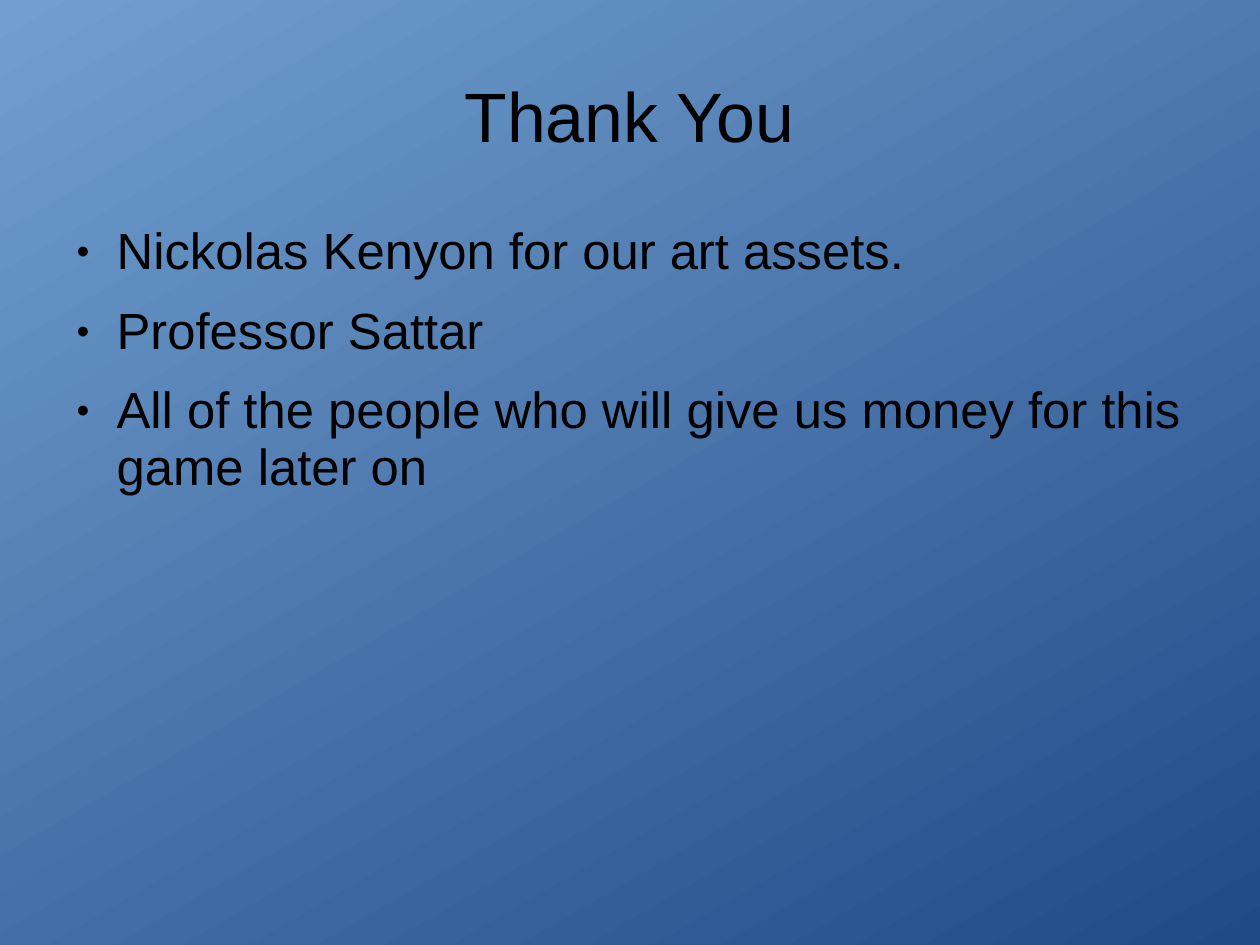
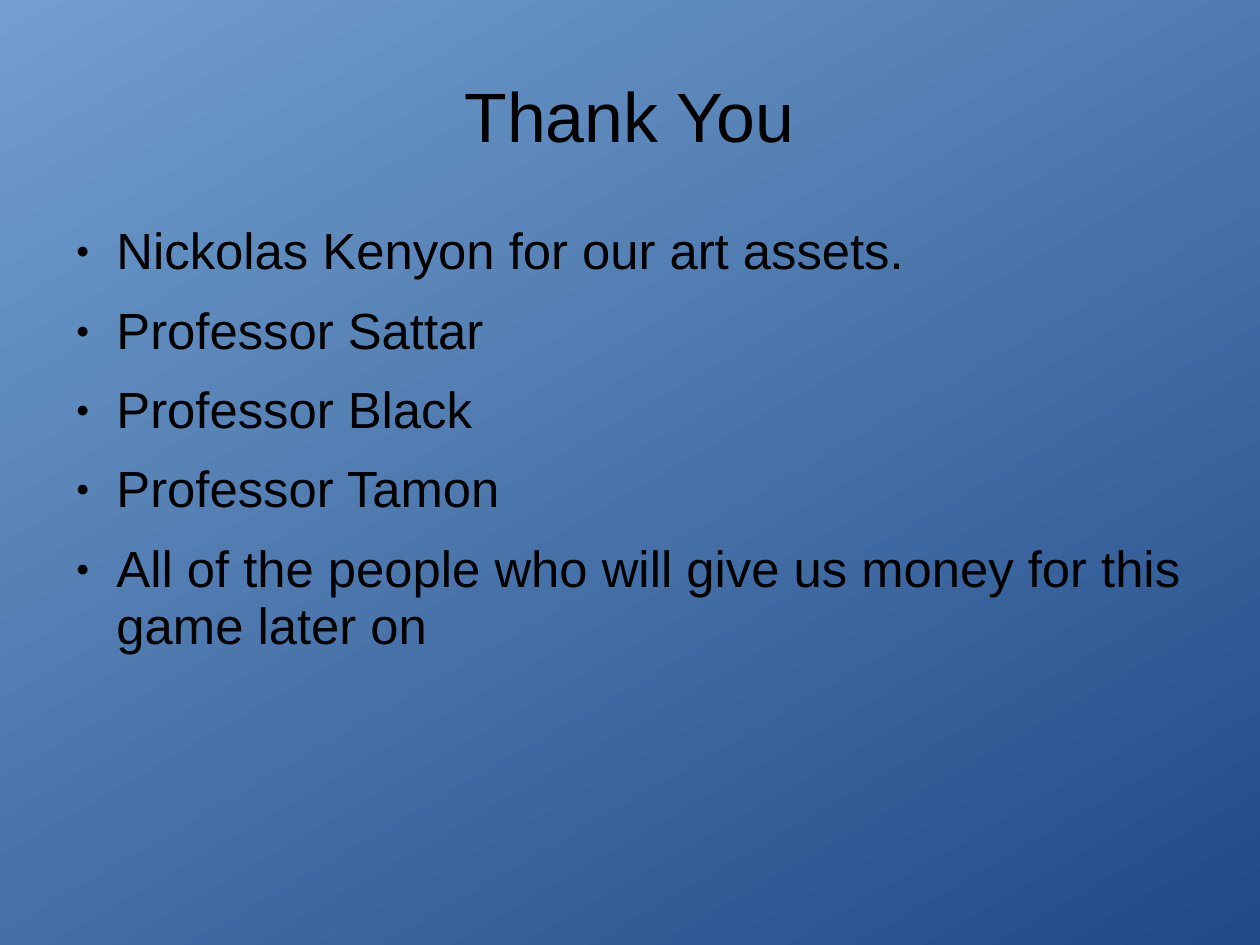
Before and after one commit to bruskajp/Hnefatafl, a slide deck: slide 12 of FinalProject.ppt (slide 10 before the commit). Drawn at 1260x945 pixels with LibreOffice and Linux fonts; fonts in the diff are those of the drawing. Boxes give left, top, right and bottom in pixels: in the first picture for what was removed or moved away, otherwise in the second. Text is boxed around its words. In the diff, an @@ line names an element or a change of style, - is before the commit and + after.

```diff
--- a/FinalProject.ppt
+++ b/FinalProject.ppt
@@ text at [116,391,499,508]: paragraphs added @@
+● Professor Black
+● Professor Tamon
```
Also in this commit, not shown: 1 other slide changed, 4 slides added, 2 slides removed.
